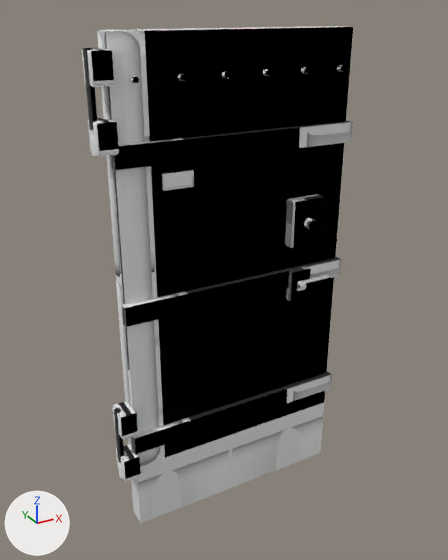
The FBX model Assets/Subsistence/ModelsHP/DD_door_metal/DD_door_metal_hp.fbx as it was, and as the next commit left it.
One viewpoint serves both versions: a camera (50 mm lens) standing at (-1.19, -2.07, 2.12) and looking at (-0.05, 0.0, 1.08). The axes (+X, +Y, +Z) are drawn at lower left. The lights are the same throughout. The picture after the commit comes second.

Objects in the first picture: 'DD_door_metal'.
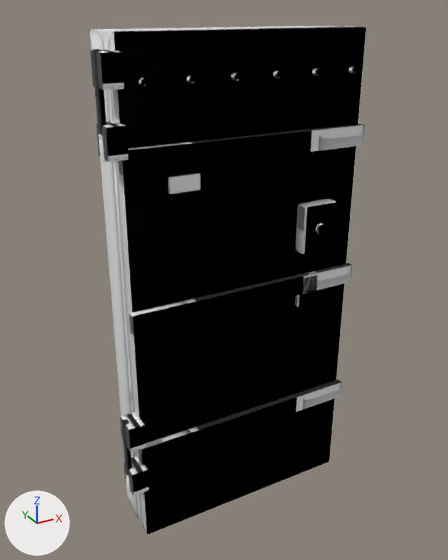
Where the change shows, as pixel boxes [x1, y1, x2, y2] in the pictures (448 x 560 px; the box of a moved part takes in the faces that stretch with it):
'DD_door_metal', reshaped
    before: [82, 26, 353, 523]
    after: [90, 25, 366, 534]
part 1 of me_dd_door_metal, moved or reshaped
    before: [131, 372, 332, 454]
    after: [139, 379, 342, 465]
part 2 of me_dd_door_metal, moved or reshaped
    before: [122, 257, 341, 327]
    after: [129, 263, 353, 336]
part 3 of me_dd_door_metal, moved or reshaped
    before: [111, 121, 353, 170]
    after: [119, 124, 365, 175]
part 4 of me_dd_door_metal, moved or reshaped
    before: [131, 76, 139, 84]
    after: [138, 78, 147, 86]
part 5 of me_dd_door_metal, moved or reshaped
    before: [178, 74, 186, 81]
    after: [187, 75, 195, 83]
part 6 of me_dd_door_metal, moved or reshaped
    before: [222, 71, 230, 78]
    after: [231, 73, 240, 80]
part 7 of me_dd_door_metal, moved or reshaped
    before: [263, 69, 271, 76]
    after: [273, 71, 281, 78]
part 8 of me_dd_door_metal, moved or reshaped
    before: [301, 67, 309, 74]
    after: [312, 69, 320, 75]
part 9 of me_dd_door_metal, moved or reshaped
    before: [337, 65, 345, 72]
    after: [349, 67, 357, 73]
part 10 of me_dd_door_metal, moved or reshaped
    before: [114, 408, 124, 479]
    after: [121, 419, 132, 492]
part 11 of me_dd_door_metal, moved or reshaped
    before: [83, 48, 98, 156]
    after: [92, 49, 106, 162]
part 12 of me_dd_door_metal, moved or reshaped
    before: [286, 266, 311, 302]
    after: [295, 271, 318, 307]
part 13 of me_dd_door_metal, moved or reshaped
    before: [285, 194, 325, 248]
    after: [295, 199, 337, 254]
part 14 of me_dd_door_metal, moved or reshaped
    before: [304, 218, 317, 230]
    after: [315, 223, 327, 235]
part 15 of me_dd_door_metal, moved or reshaped
    before: [162, 170, 194, 191]
    after: [168, 173, 200, 194]
part 16 of me_dd_door_metal, rebuilt (8% wider)
    before: [97, 26, 353, 523]
    after: [90, 25, 366, 534]
part 17 of me_dd_door_metal, deleted
    before: [297, 274, 330, 291]
part 18 of me_dd_door_metal, moved or reshaped
    before: [112, 401, 141, 482]
    after: [120, 412, 149, 495]
part 19 of me_dd_door_metal, moved or reshaped
    before: [82, 48, 119, 156]
    after: [90, 50, 128, 162]

The change, as a list of edits to the scene's bpy script:
```text
Change me_dd_door_metal:
    used by ob_dd_door_metal; location = (0.0, 0.0, 0.0)
    remove me_dd_door_metal.from_pydata(...)  # 668 vertices, 544 faces; spans x -0.57..0.51, y -0.12..0.05, z 0.0..2.05
    add me_dd_door_metal.from_pydata(...)  # 668 vertices, 544 faces; spans x -0.57..0.52, y -0.19..0.12, z 0.0..2.05
    me_dd_door_metal part 1: the loose piece of 8 vertices spanning x -0.51..0.51, y -0.07..-0.04, z 0.41..0.49 is moved by (0.0, -0.08, 0.0)
    me_dd_door_metal part 2: the loose piece of 8 vertices spanning x -0.51..0.51, y -0.07..-0.04, z 1.01..1.09 is moved by (0.0, -0.08, 0.0)
    me_dd_door_metal part 3: the loose piece of 8 vertices spanning x -0.51..0.51, y -0.07..-0.04, z 1.61..1.69 is moved by (0.0, -0.08, 0.0)
    me_dd_door_metal part 4: the loose piece of 24 vertices spanning x -0.43..-0.41, y -0.08..-0.06, z 1.89..1.91 is moved by (0.0, -0.07, 0.0)
    me_dd_door_metal part 5: the loose piece of 24 vertices spanning x -0.26..-0.24, y -0.08..-0.06, z 1.89..1.91 is moved by (0.0, -0.07, 0.0)
    me_dd_door_metal part 6: the loose piece of 24 vertices spanning x -0.09..-0.07, y -0.08..-0.06, z 1.89..1.91 is moved by (0.0, -0.07, 0.0)
    me_dd_door_metal part 7: the loose piece of 24 vertices spanning x 0.08..0.1, y -0.08..-0.06, z 1.89..1.91 is moved by (0.0, -0.07, 0.0)
    me_dd_door_metal part 8: the loose piece of 24 vertices spanning x 0.25..0.27, y -0.08..-0.06, z 1.89..1.91 is moved by (0.0, -0.07, 0.0)
    me_dd_door_metal part 9: the loose piece of 24 vertices spanning x 0.42..0.44, y -0.08..-0.06, z 1.89..1.91 is moved by (0.0, -0.07, 0.0)
    me_dd_door_metal part 10: the loose piece of 24 vertices spanning x -0.57..-0.55, y -0.05..-0.02, z 0.29..0.63 is moved by (0.0, -0.09, 0.0)
    me_dd_door_metal part 11: the loose piece of 24 vertices spanning x -0.57..-0.55, y -0.05..-0.02, z 1.66..2.0 is moved by (0.0, -0.09, 0.0)
    me_dd_door_metal part 12: the loose piece of 56 vertices spanning x 0.23..0.33, y -0.09..-0.05, z 0.95..1.09 is moved by (0.0, -0.06, 0.0)
    me_dd_door_metal part 13: the loose piece of 56 vertices spanning x 0.22..0.38, y -0.09..-0.03, z 1.2..1.4 is moved by (0.0, -0.08, 0.0)
    me_dd_door_metal part 14: the loose piece of 24 vertices spanning x 0.28..0.32, y -0.12..-0.08, z 1.28..1.32 is moved by (0.0, -0.07, 0.0)
    me_dd_door_metal part 15: the loose piece of 8 vertices spanning x -0.34..-0.22, y -0.09..-0.07, z 1.52..1.58 is moved by (0.0, -0.05, 0.0)
    me_dd_door_metal part 16: the loose piece of 56 vertices spanning x -0.5..0.5, y -0.05..0.05, z 0.0..2.05 is rebuilt with 56 vertices and now spans x -0.5..0.5, y -0.12..0.12, z 0.0..2.05
    me_dd_door_metal part 17: the loose piece of 28 vertices spanning x 0.26..0.42, y -0.11..-0.07, z 1.0..1.04 is deleted
    me_dd_door_metal part 18: 28 vertices moved within x -0.56..-0.5, y -0.08, z 0.3..0.62; 64 vertices removed from x -0.56..-0.49, y -0.09..0.01, z 0.29..0.62; 64 vertices added at x -0.56..-0.49, y -0.17..-0.08, z 0.29..0.62
    me_dd_door_metal part 19: 28 vertices moved within x -0.56..-0.5, y -0.08, z 1.67..1.99; 64 vertices removed from x -0.56..-0.49, y -0.09..0.01, z 1.67..2.0; 64 vertices added at x -0.56..-0.49, y -0.17..-0.08, z 1.67..2.0
    other edits to the shape of me_dd_door_metal do not show in these pictures
```
